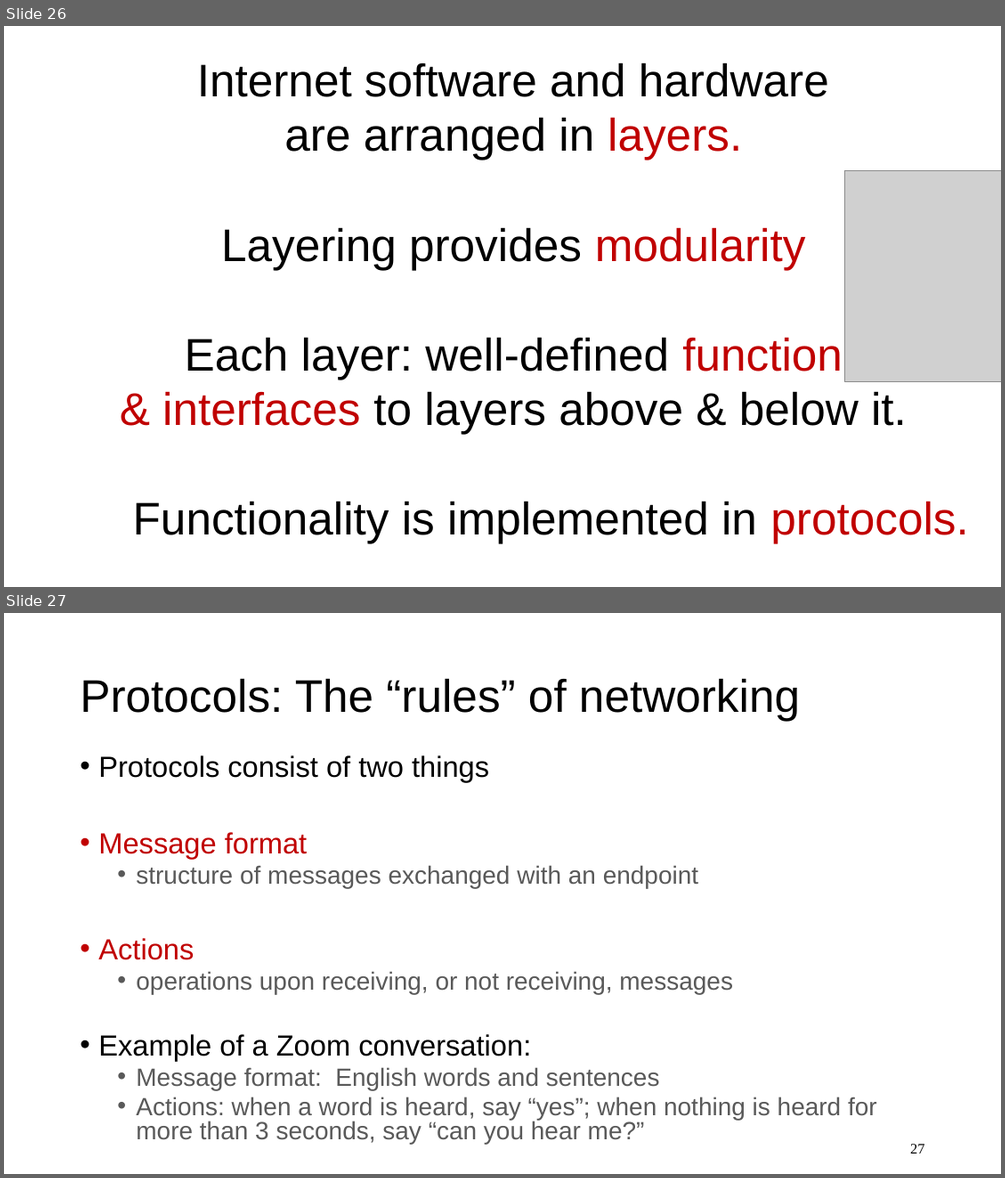
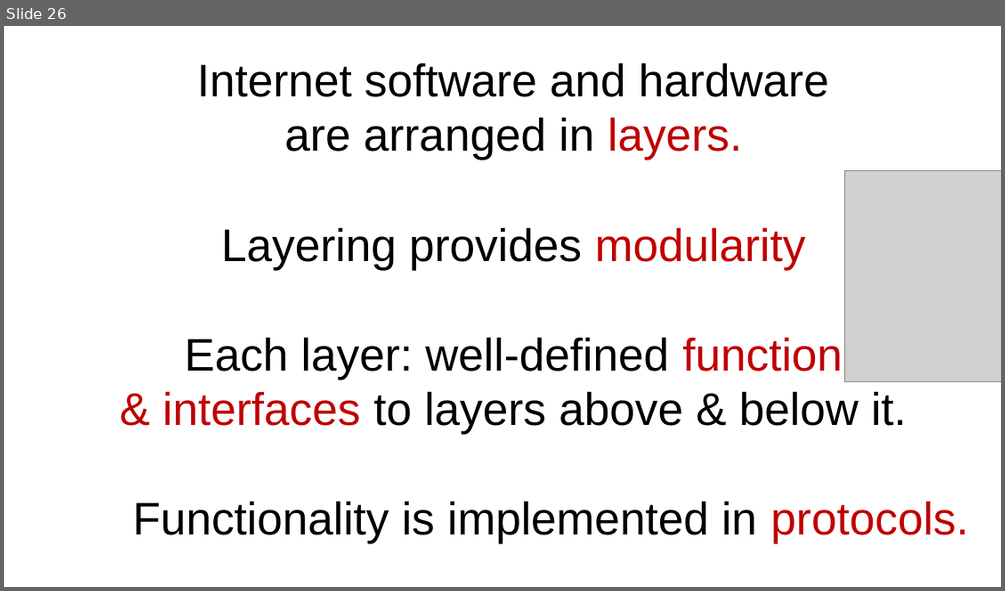
Before and after one commit to ngsrinivas/coursegen, a slide deck: ex/352-F24/staging/352-F24/lectures/02-switching-layering-measurement.pptx. Shown one above the other, each under a label of ours: slides 26 and 27 before the commit, slide 26 after it. The pictures are 1005x1178 and 1005x591 pixels, drawn with LibreOffice and Linux fonts; fonts in the diff are those of the drawing; grey boxes stand for pictures. Boxes give left, top, right and bottom in pixels: in the first picture for what was removed or moved away, otherwise in the second. Text is boxed around its words. In the diff, an @@ line names an element or a change of style, - is before the commit and + after.

```diff
--- a/ex/352-F24/staging/352-F24/lectures/02-switching-layering-measurement.pptx
+++ b/ex/352-F24/staging/352-F24/lectures/02-switching-layering-measurement.pptx
@@ slide 27 removed at (4,613,1001,1174), background #FFFFFF @@
@@ title removed at (80,678,800,721) @@
-Protocols: The “rules” of networking
@@ text removed at (98,755,877,1143) @@
-• Protocols consist of two things
-• Message format
-  • structure of messages exchanged with an endpoint
-• Actions
-  • operations upon receiving, or not receiving, messages
-• Example of a Zoom conversation:
-  • Message format: English words and sentences
-  • Actions: when a word is heard, say “yes”; when nothing is heard for more than 3 seconds, say “can you hear me?”
@@ page number removed at (910,1143,924,1153) @@
-27
```
Also in this commit, not shown: 13 other slides removed, 4 other files.
